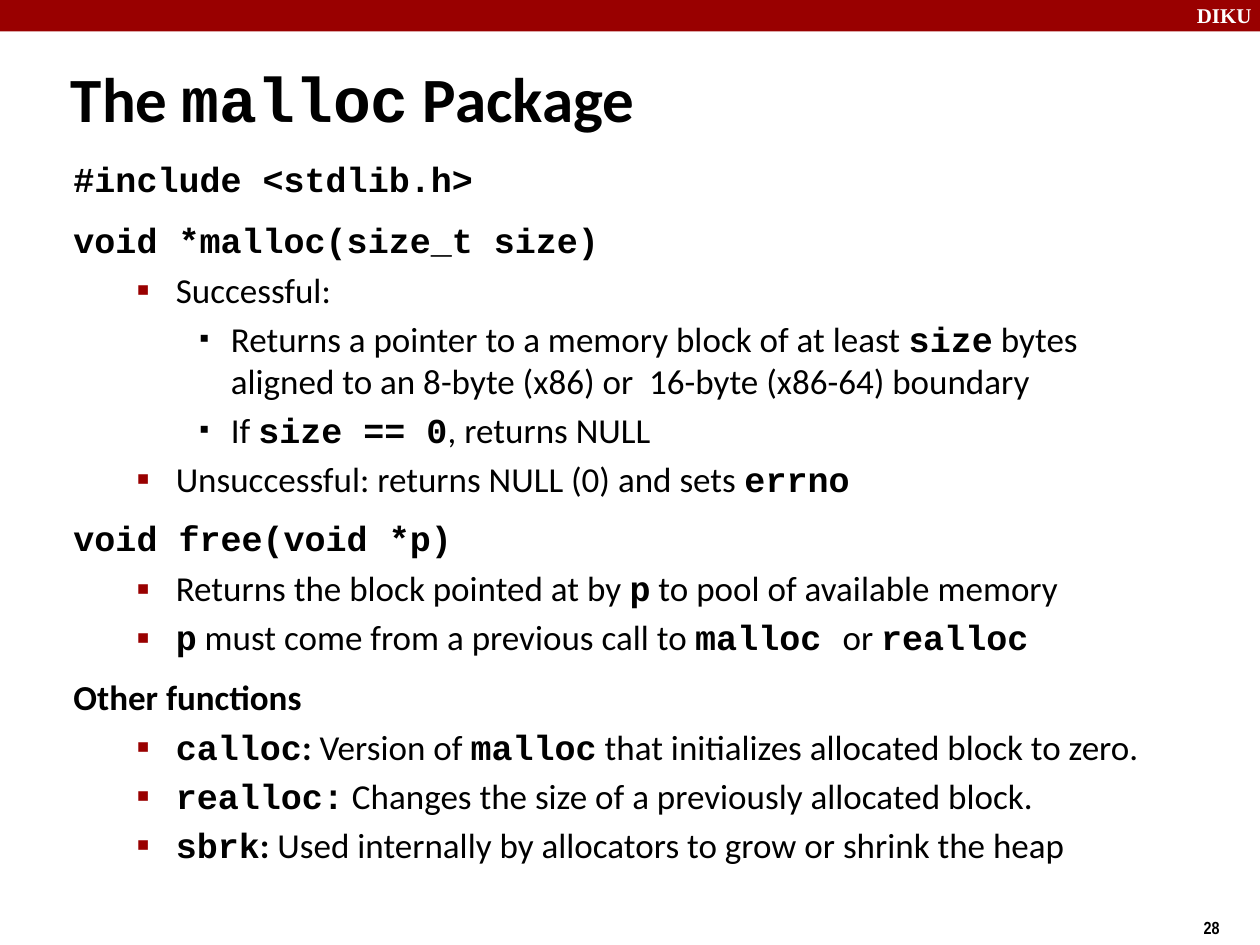
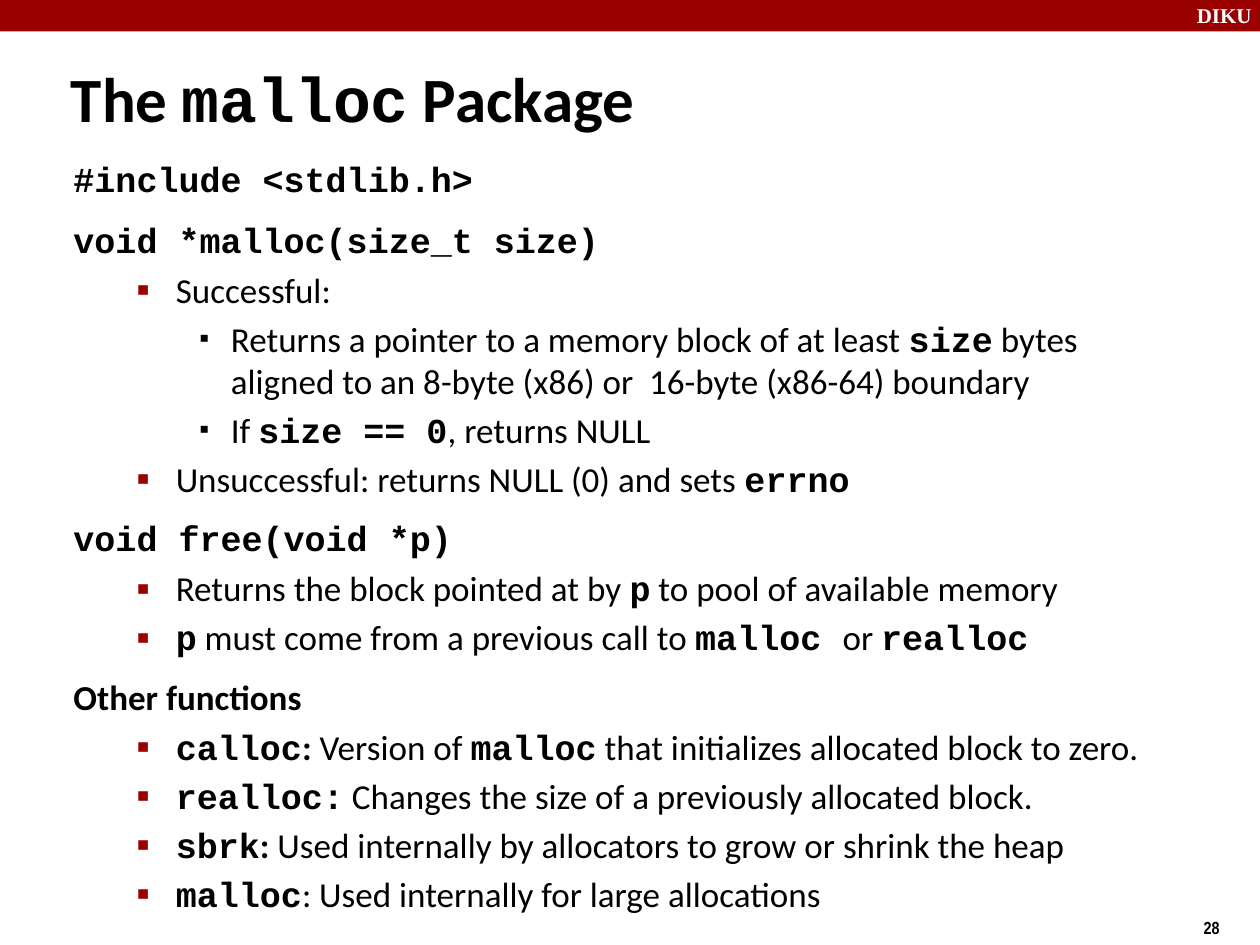
Before and after one commit to diku-compSys/compSys-e2020-pub, a slide deck: slide 28 of material/201102_virtual_memory_ii/virtual_memory_ii.odp. Drawn at 1260x945 pixels with LibreOffice and Linux fonts; fonts in the diff are those of the drawing. Boxes give left, top, right and bottom in pixels: in the first picture for what was removed or moved away, otherwise in the second. Text is boxed around its words. In the diff, an @@ line names an element or a change of style, - is before the commit and + after.

```diff
--- a/material/201102_virtual_memory_ii/virtual_memory_ii.odp
+++ b/material/201102_virtual_memory_ii/virtual_memory_ii.odp
@@ text at [176, 882, 820, 913]: paragraph added @@
+  ▪ malloc: Used internally for large allocations
```
Also in this commit, not shown: 1 other slide changed, 2 other files.
